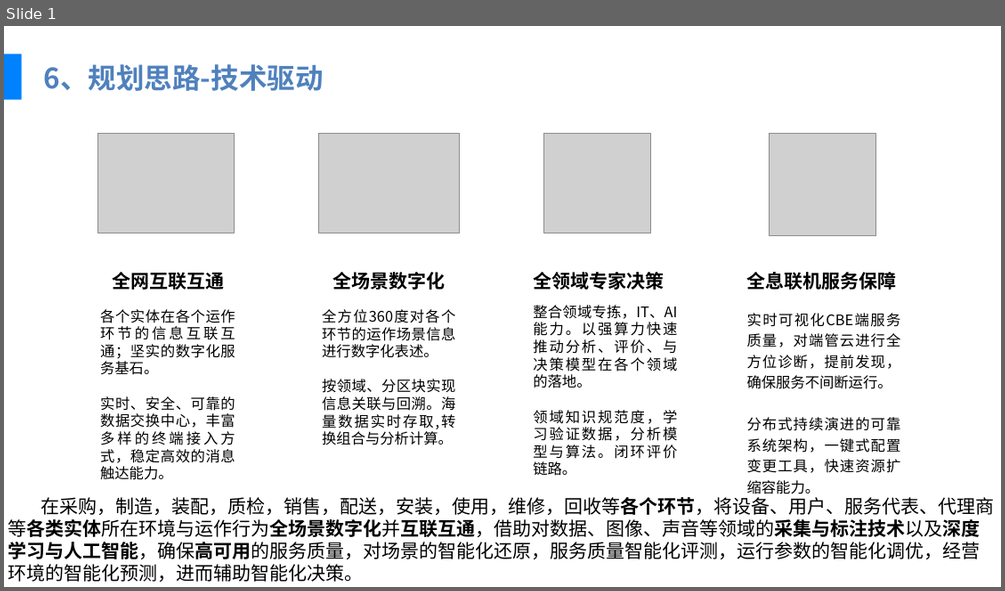
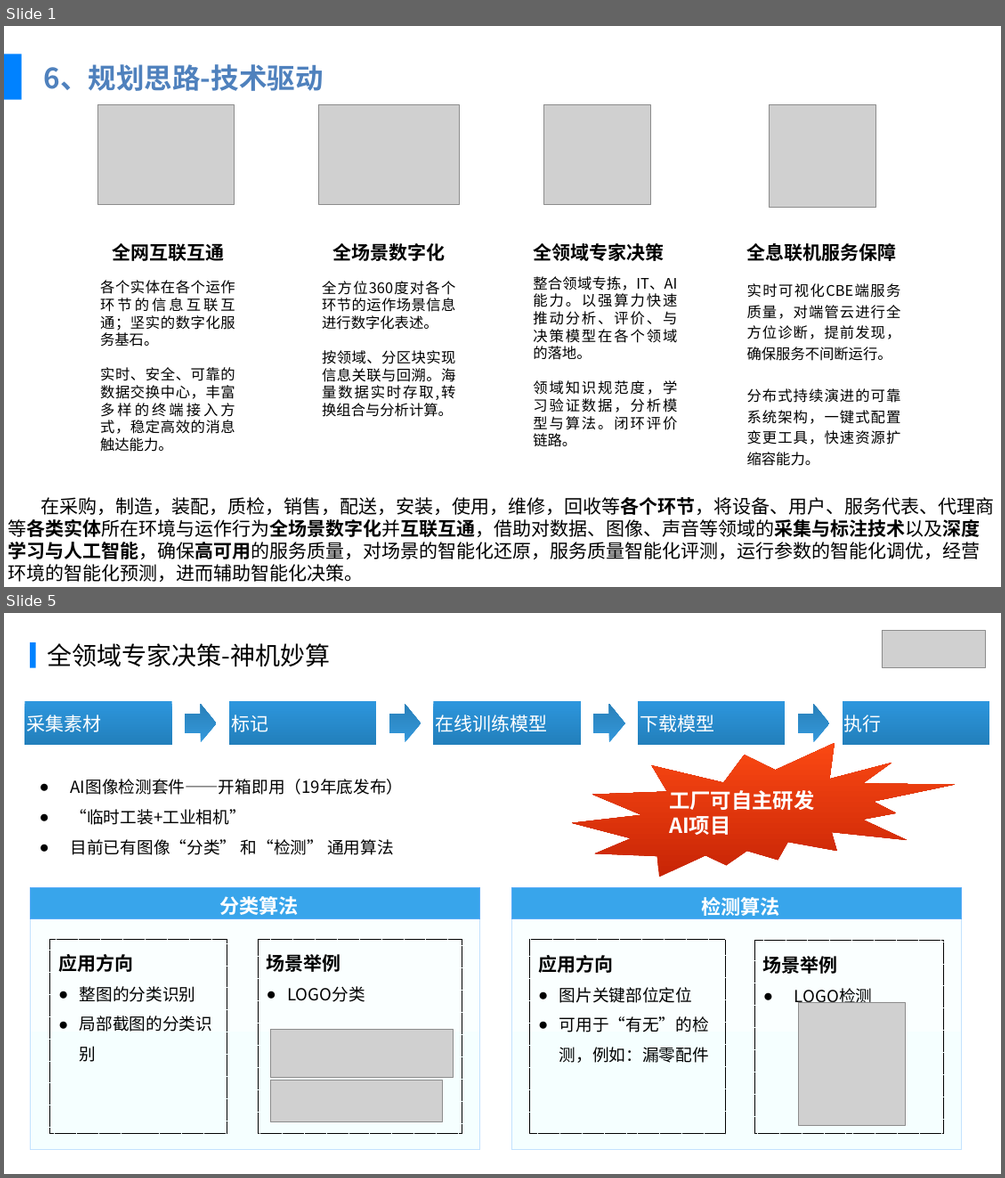
Before and after one commit to wapuboy/ha_how_to, a slide deck: 美的IT三年战略规划报告-20190830-先行.pptx. Shown one above the other, each under a label of ours: slide 1 before the commit, slides 1 and 5 after it; the slides between them are not shown. The pictures are 1005x591 and 1005x1178 pixels, drawn with LibreOffice and Linux fonts; fonts in the diff are those of the drawing; grey boxes stand for pictures; background and template pictures are left out. Boxes give left, top, right and bottom in pixels: in the first picture for what was removed or moved away, otherwise in the second. Text is boxed around its words. In the diff, an @@ line names an element or a change of style, - is before the commit and + after.

```diff
--- a/美的IT三年战略规划报告-20190830-先行.pptx
+++ b/美的IT三年战略规划报告-20190830-先行.pptx
@@ slide 5 added at (4,613,1001,1174), background #FFFFFF @@
@@ picture added at (882,631,985,667) @@
@@ rectangle added at (30,642,35,668), fill #0082FF @@
@@ text added at (47,643,330,667), 48 pt, text #000000 @@
+全领域专家决策-神机妙算
@@ rectangle added at (25,701,172,745), fill gradient #2D96DD to #227FBB, 36 pt, text #FFFFFF @@
+采集素材
@@ left arrow added at (185,704,216,742), fill gradient #3498DB to #2980B9 @@
@@ rectangle added at (229,701,376,745), fill gradient #2D96DD to #227FBB, 36 pt, text #FFFFFF @@
+标记
@@ left arrow added at (389,704,421,742), fill gradient #3498DB to #2980B9 @@
@@ rectangle added at (434,701,581,745), fill gradient #2D96DD to #227FBB, 36 pt, text #FFFFFF @@
+在线训练模型
@@ left arrow added at (593,704,625,742), fill gradient #3498DB to #2980B9 @@
@@ rectangle added at (638,701,785,745), fill gradient #2D96DD to #227FBB, 36 pt, text #FFFFFF @@
+下载模型
@@ left arrow added at (798,704,829,742), fill gradient #3498DB to #2980B9 @@
@@ rectangle added at (842,701,989,745), fill gradient #2D96DD to #227FBB, 36 pt, text #FFFFFF @@
+执行
@@ irregular seal added at (572,743,955,876), fill gradient #C82506 to #FA4813, 40 pt, text #FFFFFF, bold @@
+工厂可自主研发AI项目
@@ text added at (71,779,404,855), 32 pt, text #000000 @@
+● AI图像检测套件——开箱即用（19年底发布）
+● “临时工装+工业相机”
+● 目前已有图像“分类” 和“检测” 通用算法
@@ rectangle added at (30,887,480,918), fill #38A5EB, outline #59ABF8 1 pt @@
@@ text added at (219,896,299,915), 38 pt, text #FFFFFF, bold @@
+分类算法
@@ rectangle added at (511,888,961,919), fill #38A5EB, outline #59ABF8 1 pt @@
@@ text added at (701,897,780,916), 38 pt, text #FFFFFF, bold @@
+检测算法
@@ rectangle added at (30,913,479,1149), fill gradient #FAFFFF to #F5FFFF, outline #C3E2FE 1 pt @@
@@ rectangle added at (511,913,961,1150), fill gradient #FAFFFF to #F5FFFF, outline #C3E2FE 1 pt @@
@@ rectangle added at (49,939,227,1133), outline #000000 0.25 pt dashed, 32 pt, text #000000 @@
+应用方向
+● 整图的分类识别
+● 局部截图的分类识别
@@ rectangle added at (258,939,462,1133), outline #000000 0.25 pt dashed, 32 pt, text #000000 @@
+场景举例
+● LOGO分类
@@ rectangle added at (529,940,725,1134), outline #000000 0.25 pt dashed, 32 pt, text #000000 @@
+应用方向
+● 图片关键部位定位
+● 可用于“有无”的检测，例如：漏零配件
@@ rectangle added at (754,940,943,1133), outline #000000 0.25 pt dashed, 32 pt, text #000000 @@
+场景举例
+● LOGO检测
@@ picture added at (798,1002,905,1125) @@
@@ picture added at (270,1029,453,1077) @@
@@ picture added at (270,1079,442,1121) @@
@@ slide 1 changed as well @@
@@ 6 texts, 3 pictures: place and size @@
-6 texts, 3 pictures at (97,134,897,475)
+6 texts, 3 pictures at (97,105,897,447)
@@ 2 texts, 1 picture: place and size @@
-2 texts, 1 picture at (100,134,901,494)
+2 texts, 1 picture at (100,104,901,466)
```
Also in this commit, not shown: 1 other slide changed, 6 other slides added.
